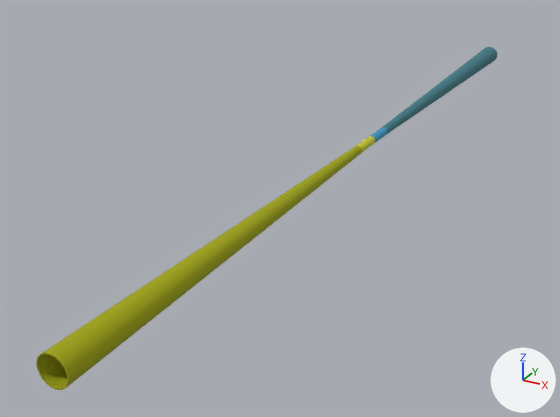
Two versions of the glTF model src/assets/detectors/5-colored-volumes/IDEA_o1_v03.gltf, one commit apart.
Camera for both pictures: a camera (50 mm lens) standing at (74.0, -185.0, 67.0) and looking at (-18.0, -18.0, -17.0). Arrows for +X, +Y and +Z are at lower right; the lights stay in place. The first picture is the older version. Where no turn or scale is listed for an object, it has been applied to the vertices.

Names of what the first picture shows: 'tube_AlBeMet162_wall2_7.001', 'tube_AlBeMet162_wall_6.001' and 2 more.
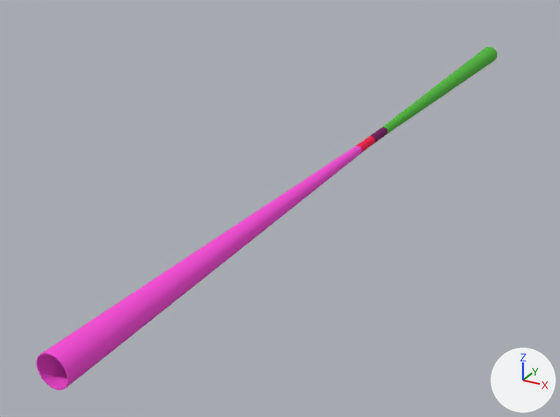
Pixel boxes [x1, y1, x2, y2] of what changed, in the pictures (560 x 417 px):
'tube_AlBeMet162_wall_6.001', recoloured: [36, 146, 362, 390] in both
'tube_AlBeMet162_wall2_7.001', recoloured (cyan to green): [381, 47, 497, 135] in both

Edits to the bpy script that builds the scene:
```text
Change mat_material_2:
    mat_material_2.base_color: (0.352, 0.371, 0.000304) -> (0.939, 0.0685, 0.687)  # yellow #a0a401 -> pink #f84ad8
Change mat_material_3:
    mat_material_3.base_color: (0.0513, 0.202, 0.242) -> (0.0802, 0.491, 0.0409)  # cyan #407c87 -> green #50ba39
```
